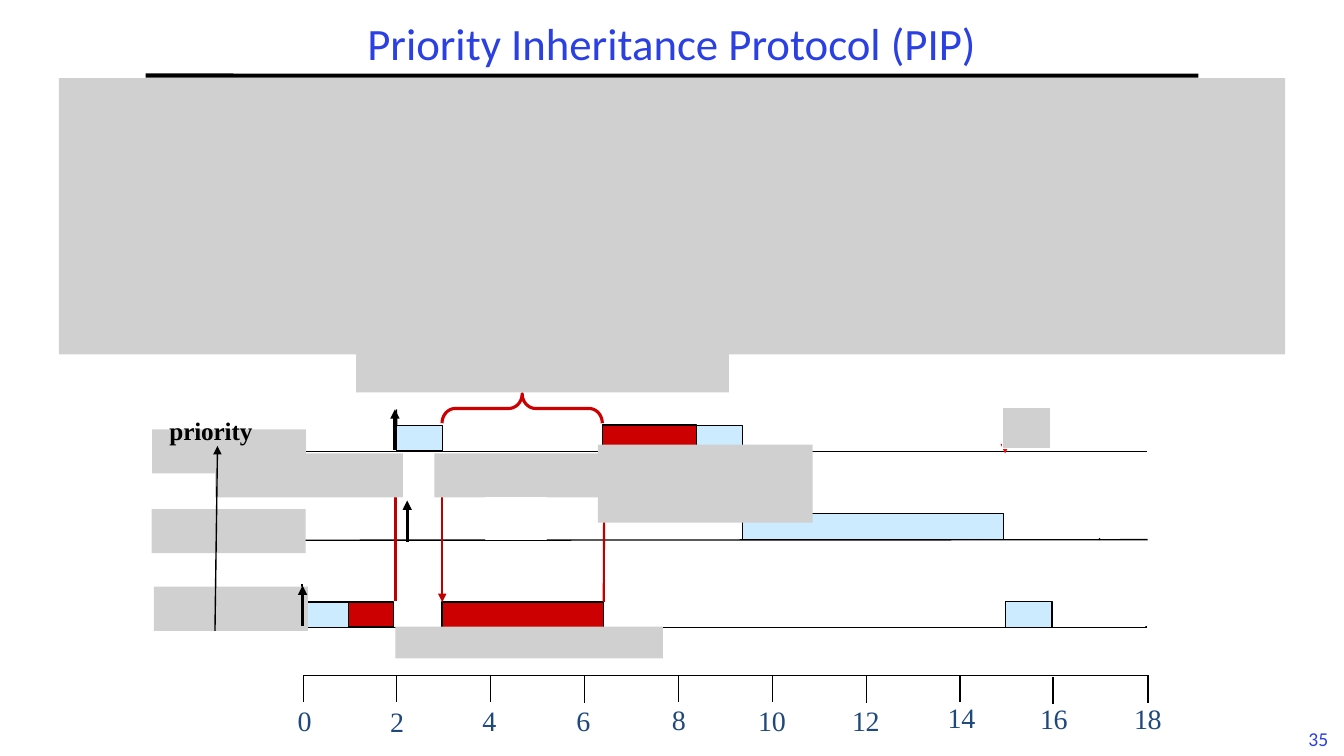
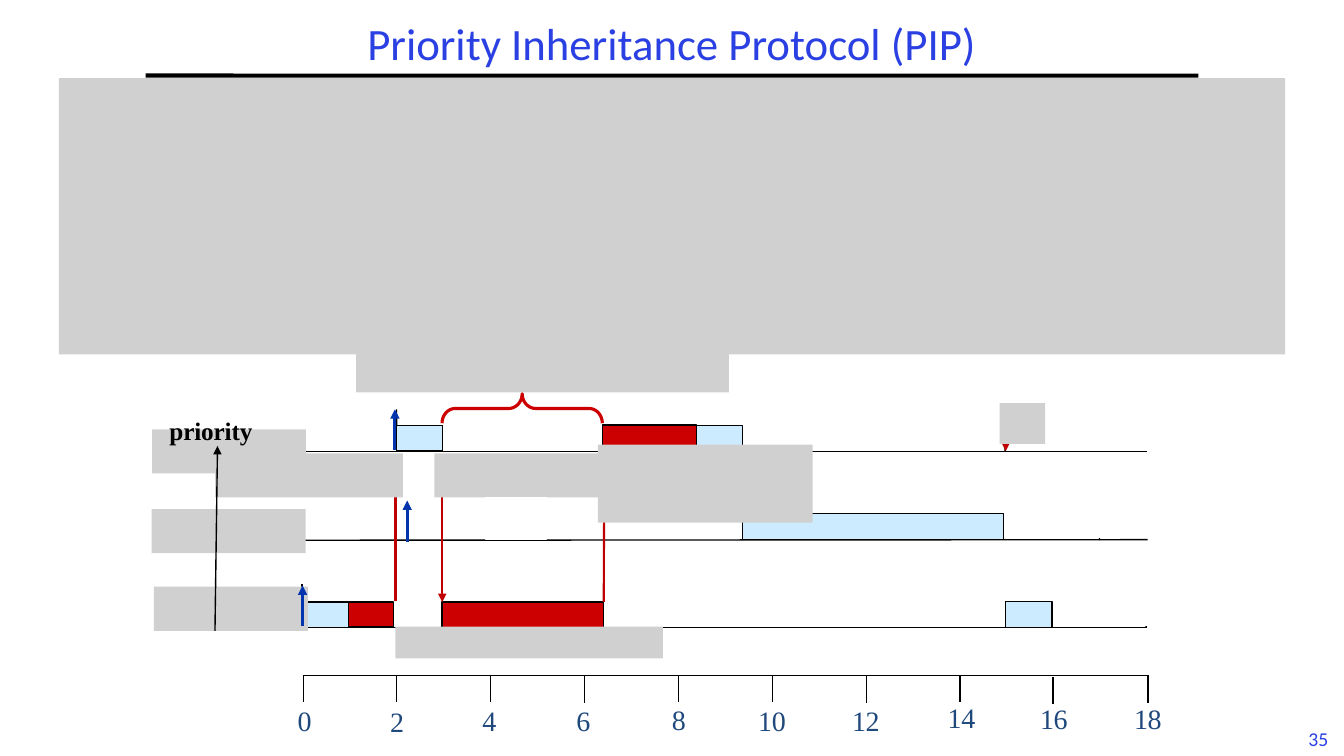
Before and after one commit to guhofstra/CSC256Fa25, a slide deck: slide 35 of PPTs/L6-RTScheduling II.pptx. Drawn at 1344x756 pixels with LibreOffice and Linux fonts; fonts in the diff are those of the drawing; grey boxes stand for pictures. Boxes give left, top, right and bottom in pixels: in the first picture for what was removed or moved away, otherwise in the second. Text is boxed around its words. In the diff, an @@ line names an element or a change of style, - is before the commit and + after.

```diff
--- a/PPTs/L6-RTScheduling II.pptx
+++ b/PPTs/L6-RTScheduling II.pptx
@@ arrow (395, 409) - (395, 451): stroke #000000 2.25 pt to #0234AD 2.25 pt @@
@@ picture: place and size @@
-picture at <box>1002,407,1051,448</box>
+picture at <box>1000,403,1046,444</box>
@@ arrow (1006, 410) - (1006, 452): stroke #FF0000 2.25 pt to #C00000 2.25 pt @@
@@ arrow (407, 501) - (407, 541): stroke #000000 2.25 pt to #0234AD 2.25 pt @@
@@ arrow (302, 586) - (302, 627): stroke #000000 2.25 pt to #0234AD 2.25 pt @@
```
Also in this commit, not shown: 6 other slides changed, 4 other files.
